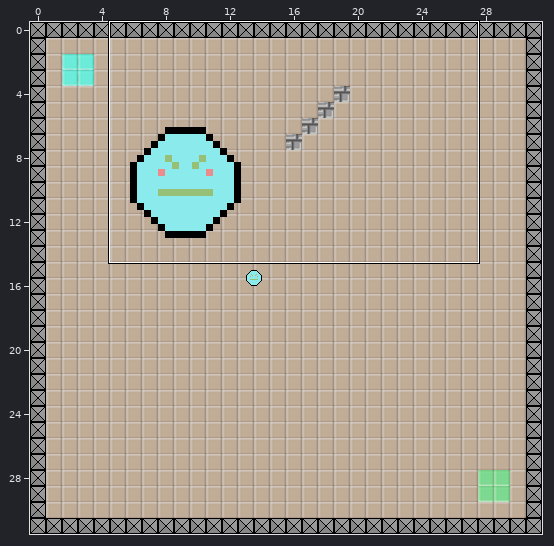
Tiled map: gamex/assets/levels/test5.tmx. The picture above shows the old version from afar; the outline marks the close-up.
Close-up. First the earlier version:
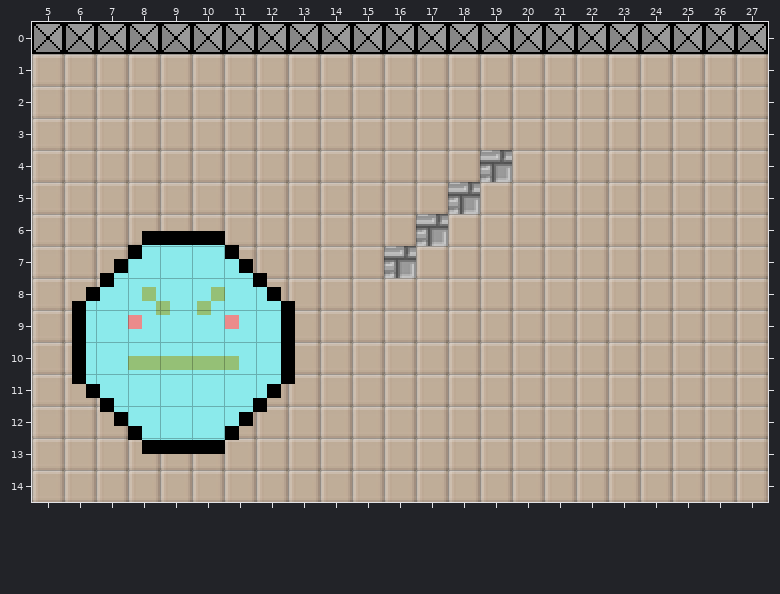
Cells are 16x16 px. Shown: x 5..27, y 0..14.
And afterwards:
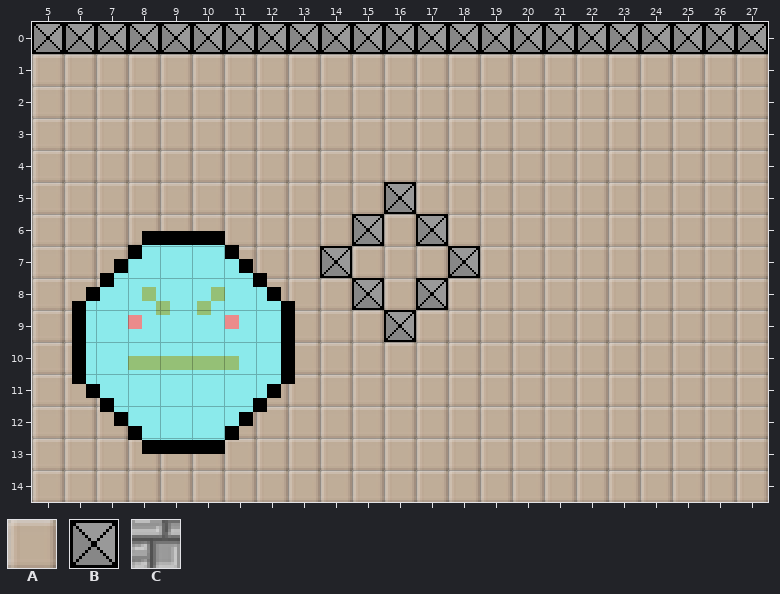
Key: from "tileset": A 1 "Floor1", B 5 "Wall2", C 7 "Stone_brick".
_ is an empty cell.
Difference:
{"where": "layer \"Tile Layer 1\""}
{"y":4,"x":19,"old":"C","new":"A"}
{"y":5,"x":16,"old":"A","new":"B"}
{"y":5,"x":18,"old":"C","new":"A"}
{"y":6,"x":15,"old":"A","new":"B"}
{"y":6,"x":17,"old":"C","new":"B"}
{"y":7,"x":14,"old":"A","new":"B"}
{"y":7,"x":16,"old":"C","new":"A"}
{"y":7,"x":18,"old":"A","new":"B"}
{"y":8,"x":15,"old":"A","new":"B"}
{"y":8,"x":17,"old":"A","new":"B"}
{"y":9,"x":16,"old":"A","new":"B"}
{"label":"changed","picture_box":[320,150,512,342]}
